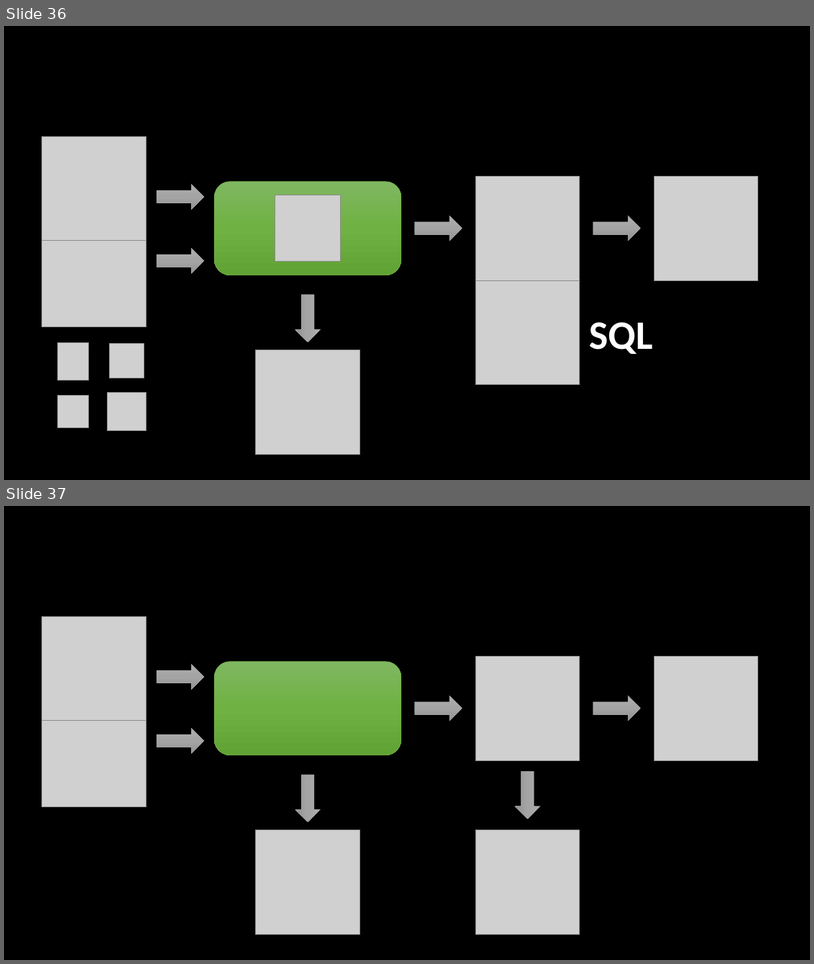
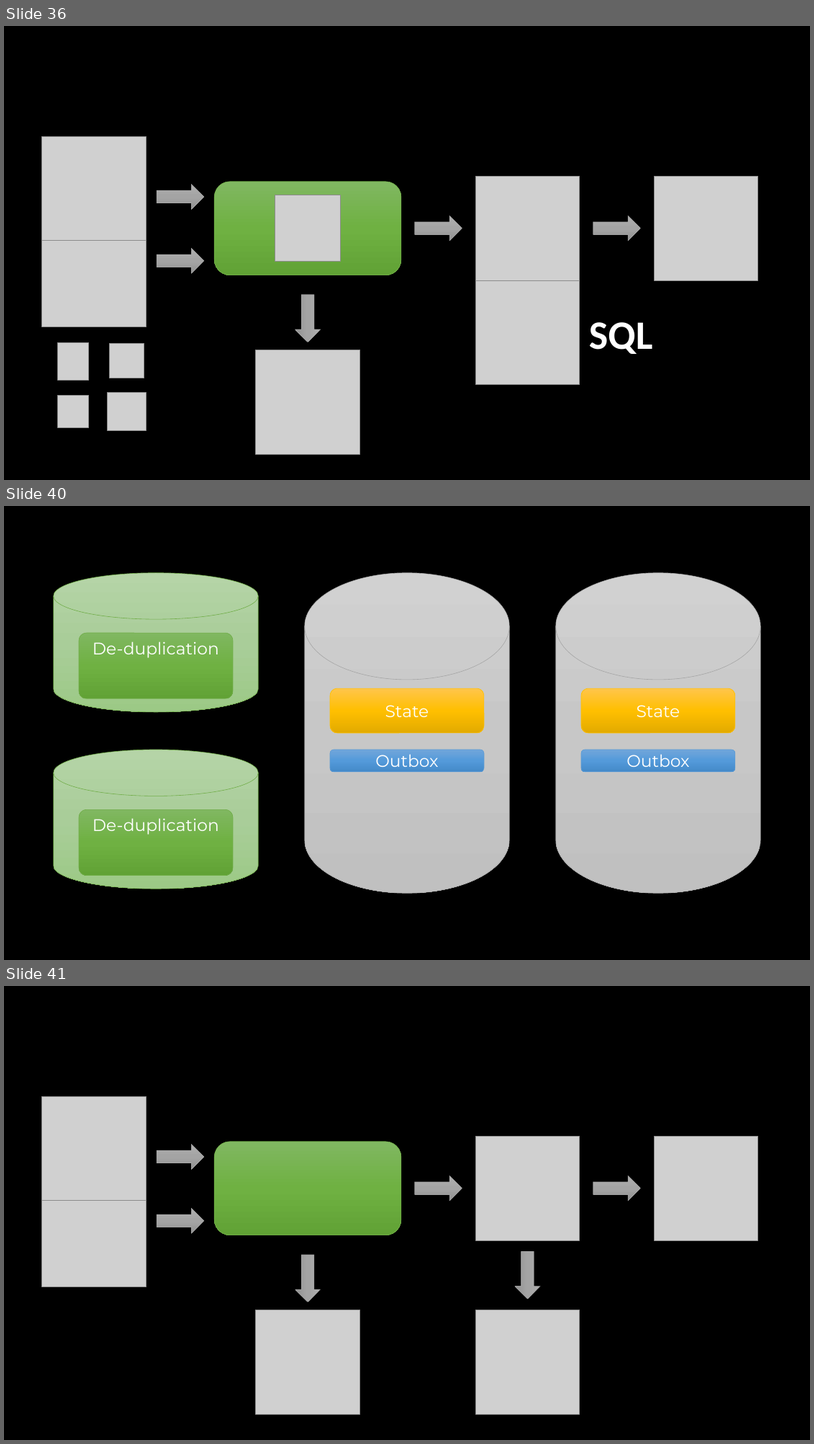
Before and after one commit to SzymonPobiega/MessagingInfrastructure, a slide deck: docs/images.pptx. Shown one above the other, each under a label of ours: slides 36 and 37 before the commit, slides 36, 40 and 41 after it; the slides between them are not shown. The pictures are 814x964 and 814x1444 pixels, drawn with LibreOffice and Linux fonts; fonts in the diff are those of the drawing; grey boxes stand for pictures. Boxes give left, top, right and bottom in pixels: in the first picture for what was removed or moved away, otherwise in the second. Text is boxed around its words. In the diff, an @@ line names an element or a change of style, - is before the commit and + after.

```diff
--- a/docs/images.pptx
+++ b/docs/images.pptx
@@ slide 40 added at (4, 506, 810, 960), background #000000 @@
@@ cylinder added at (54, 572, 259, 712), fill gradient #B5D5A7 to #AACE9A to #9CC987, outline #70AD47 0.5 pt @@
@@ cylinder added at (305, 572, 509, 893), fill gradient #D2D2D2 to #C8C8C8 to #C0C0C0, outline #A5A5A5 0.5 pt @@
@@ cylinder added at (556, 572, 761, 893), fill gradient #D2D2D2 to #C8C8C8 to #C0C0C0, outline #A5A5A5 0.5 pt @@
@@ rounded rectangle added at (79, 633, 233, 699), fill gradient #81B861 to #6FB242 to #62A336, outline #70AD47 0.5 pt, 20 pt, text #FFFFFF @@
+De-duplication
@@ rounded rectangle added at (330, 688, 484, 733), fill gradient #FFC64B to #FFC000 to #E3AB00, outline #FFC000 0.5 pt, 20 pt, text #FFFFFF @@
+State
@@ rounded rectangle added at (581, 688, 736, 733), fill gradient #FFC64B to #FFC000 to #E3AB00, outline #FFC000 0.5 pt, 20 pt, text #FFFFFF @@
+State
@@ cylinder added at (54, 749, 259, 888), fill gradient #B5D5A7 to #AACE9A to #9CC987, outline #70AD47 0.5 pt @@
@@ rounded rectangle added at (330, 749, 484, 772), fill gradient #71A6DB to #559BDB to #448ACA, outline #5B9BD5 0.5 pt, 20 pt, text #FFFFFF @@
+Outbox
@@ rounded rectangle added at (581, 749, 736, 772), fill gradient #71A6DB to #559BDB to #448ACA, outline #5B9BD5 0.5 pt, 20 pt, text #FFFFFF @@
+Outbox
@@ rounded rectangle added at (79, 810, 233, 875), fill gradient #81B861 to #6FB242 to #62A336, outline #70AD47 0.5 pt, 20 pt, text #FFFFFF @@
+De-duplication
@@ what was slide 37 is now slide 41 @@
```
Also in this commit, not shown: 3 other slides added, 50 other files.
